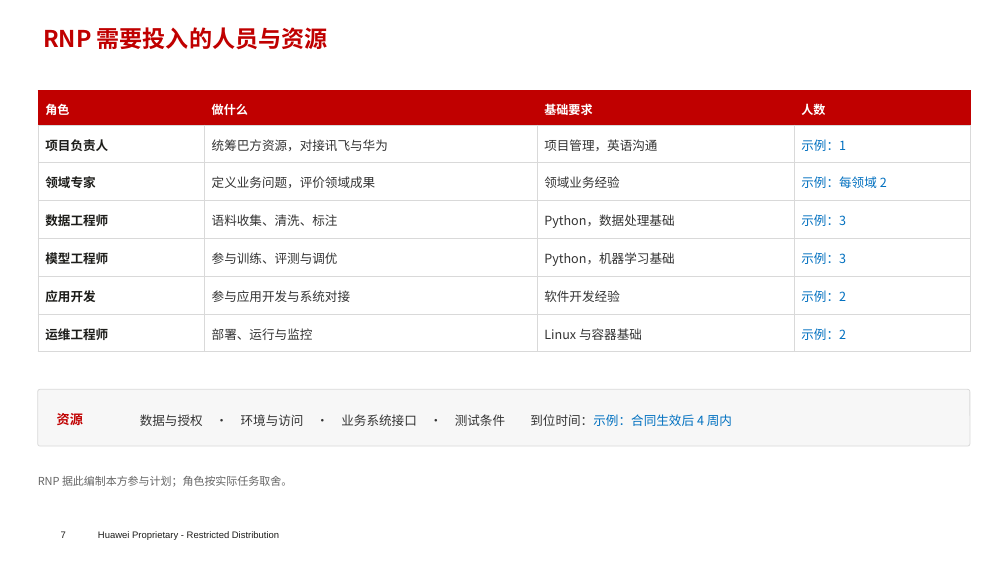
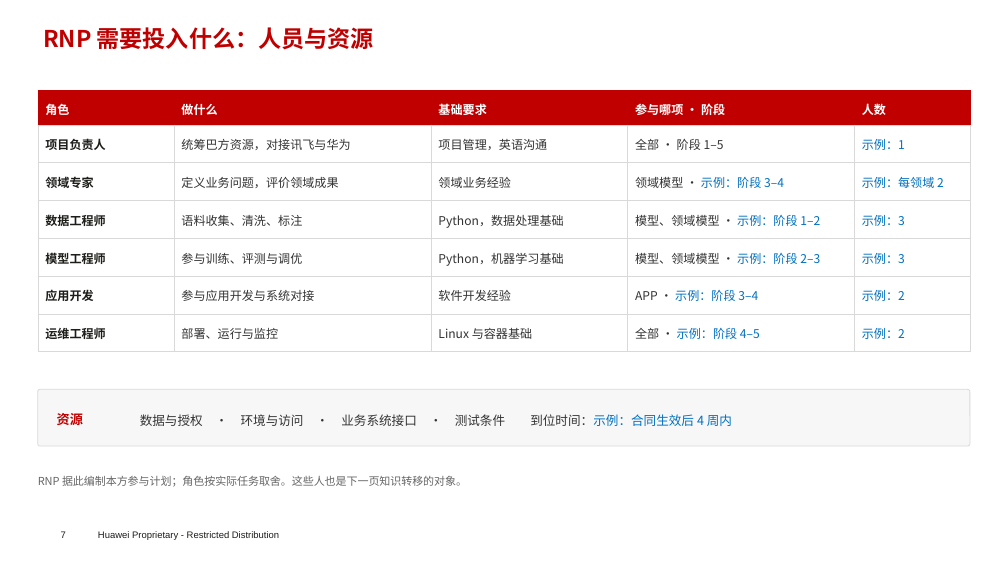
Before and after one commit to chyhcs/wyyh, a slide deck: slide 7 of RNP-讯飞交流-中文简版.pptx. Drawn at 1008x567 pixels with LibreOffice and Linux fonts; fonts in the diff are those of the drawing; background and template pictures are left out. Boxes give left, top, right and bottom in pixels: in the first picture for what was removed or moved away, otherwise in the second. Text is boxed around its words. In the diff, an @@ line names an element or a change of style, - is before the commit and + after.

```diff
--- a/RNP-讯飞交流-中文简版.pptx
+++ b/RNP-讯飞交流-中文简版.pptx
@@ subtitle at <box>43,27,374,50</box>: text changed @@
-RNP 需要投入的人员与资源
+RNP 需要投入什么：人员与资源
@@ table at <box>38,91,970,352</box> @@
+column 4: 参与哪项 · 阶段 | 全部 · 阶段 1–5 | 领域模型 · 示例：阶段 3–4 | 模型、领域模型 · 示例：阶段 1–2 | 模型、领域模型 · 示例：阶段 2–3 | APP · 示例：阶段 3–4 | 全部 · 示例：阶段 4–5
@@ text at <box>38,476,467,487</box>: text changed @@
-RNP 据此编制本方参与计划；角色按实际任务取舍。
+RNP 据此编制本方参与计划；角色按实际任务取舍。这些人也是下一页知识转移的对象。
```
Also in this commit, not shown: 2 other slides changed, 1 other file.
